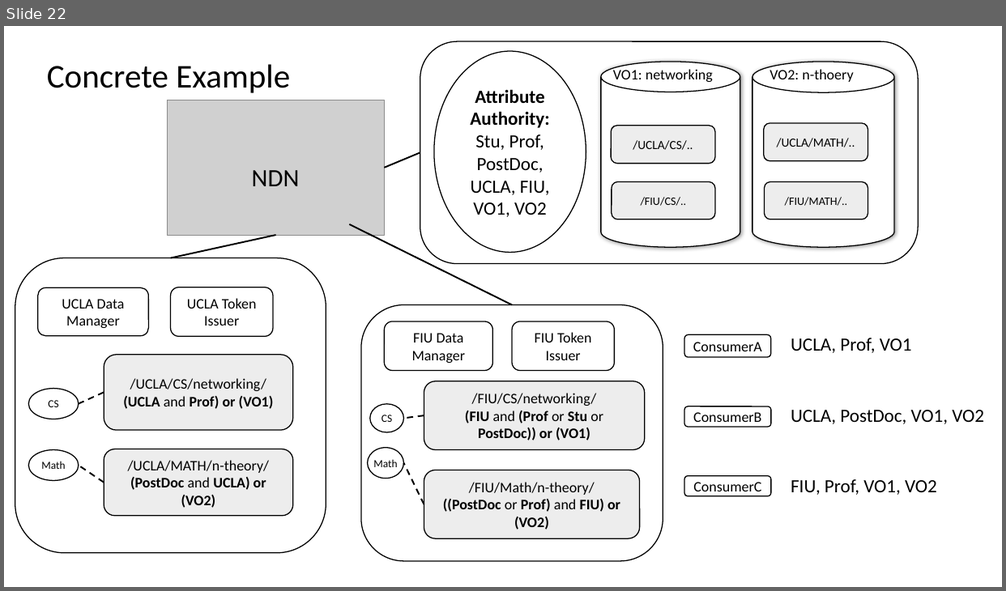
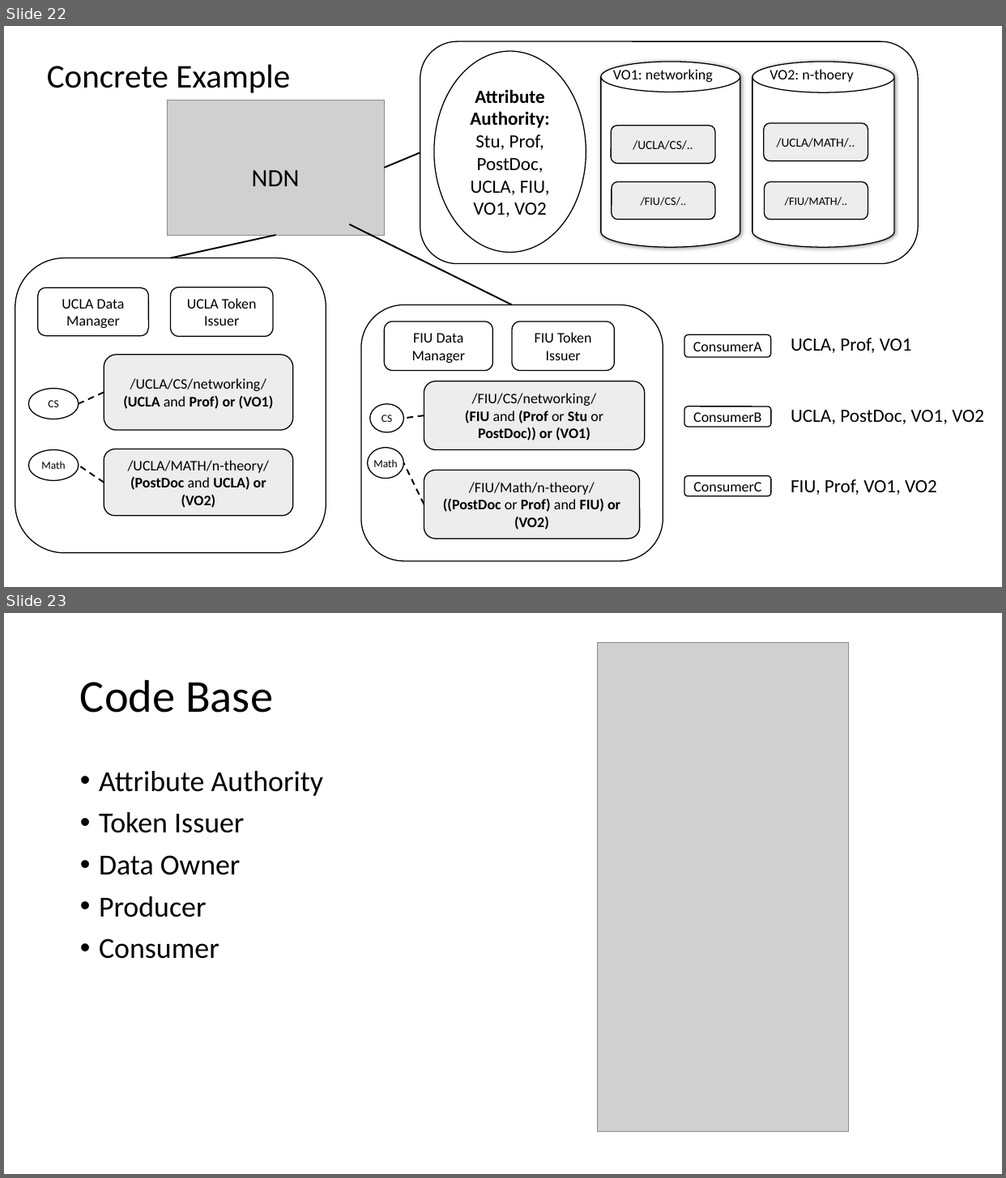
Before and after one commit to UCLA-IRL/NAC-ABE, a slide deck: docs/Proj-Presentation.pptx. Shown one above the other, each under a label of ours: slide 22 before the commit, slides 22 and 23 after it. The pictures are 1006x591 and 1006x1178 pixels, drawn with LibreOffice and Linux fonts; fonts in the diff are those of the drawing; grey boxes stand for pictures. Boxes give left, top, right and bottom in pixels: in the first picture for what was removed or moved away, otherwise in the second. Text is boxed around its words. In the diff, an @@ line names an element or a change of style, - is before the commit and + after.

Commit message:
add 3 slides

```diff
--- a/docs/Proj-Presentation.pptx
+++ b/docs/Proj-Presentation.pptx
@@ slide 23 added at (4, 613, 1002, 1174), background #FFFFFF @@
@@ picture added at (597, 643, 849, 1132) @@
@@ title added at (80, 679, 273, 713), 44 pt, text #000000 @@
+Code Base
@@ text added at (99, 771, 323, 959), 28 pt, text #000000 @@
+• Attribute Authority
+• Token Issuer
+• Data Owner
+• Producer
+• Consumer
```
Also in this commit, not shown: 3 other slides added.
